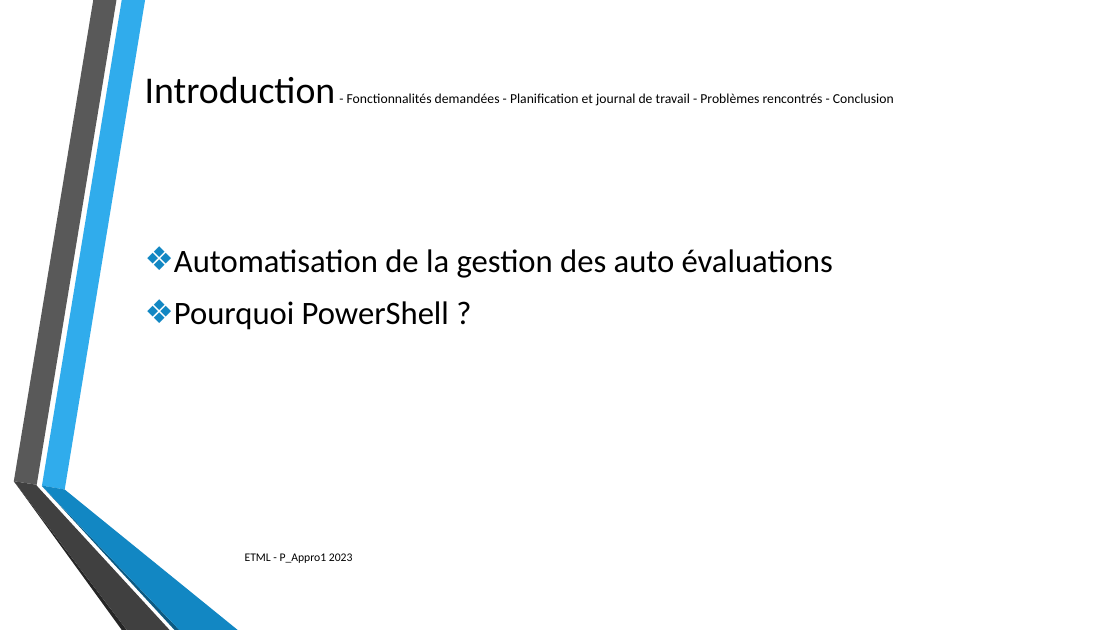
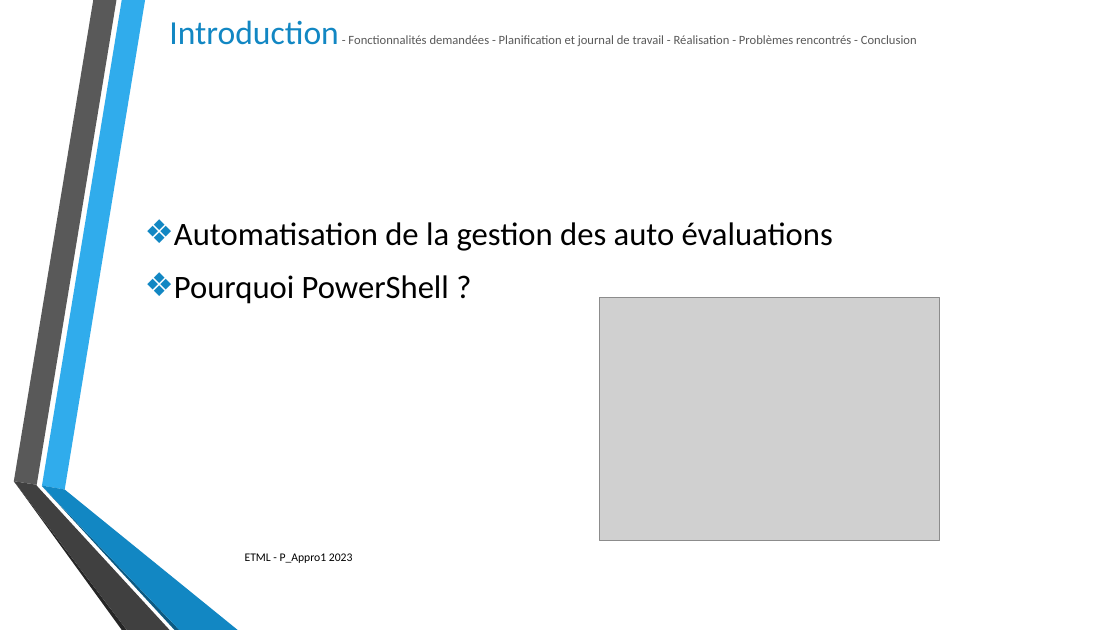
Before and after one commit to SylvainPhilipona/Recuperation-des-AutoEvaluations, a slide deck: slide 3 of CDC-rapport-jdt/Presentation/Presentation_philipona.pptx. Drawn at 1120x630 pixels with LibreOffice and Linux fonts; fonts in the diff are those of the drawing; grey boxes stand for pictures; background and template pictures are left out. Boxes give left, top, right and bottom in pixels: in the first picture for what was removed or moved away, otherwise in the second. Text is boxed around its words. In the diff, an @@ line names an element or a change of style, - is before the commit and + after.

```diff
--- a/CDC-rapport-jdt/Presentation/Presentation_philipona.pptx
+++ b/CDC-rapport-jdt/Presentation/Presentation_philipona.pptx
@@ title at <box>169,20,917,46</box>: text changed; size 11.7 to 10.8 pt; text colour #000000 to #595959 @@
-Introduction - Fonctionnalités demandées - Planification et journal de travail - Problèmes rencontrés - Conclusion
+Introduction - Fonctionnalités demandées - Planification et journal de travail - Réalisation - Problèmes rencontrés - Conclusion
@@ text "Automatisation de la gestion des ...": place and size @@
-text "Automatisation de la gestion des ..." at <box>174,249,833,330</box>
+text "Automatisation de la gestion des ..." at <box>174,222,833,304</box>
@@ picture added at <box>599,297,940,540</box> @@
```
Also in this commit, not shown: 7 other slides changed, 1 slide added.
